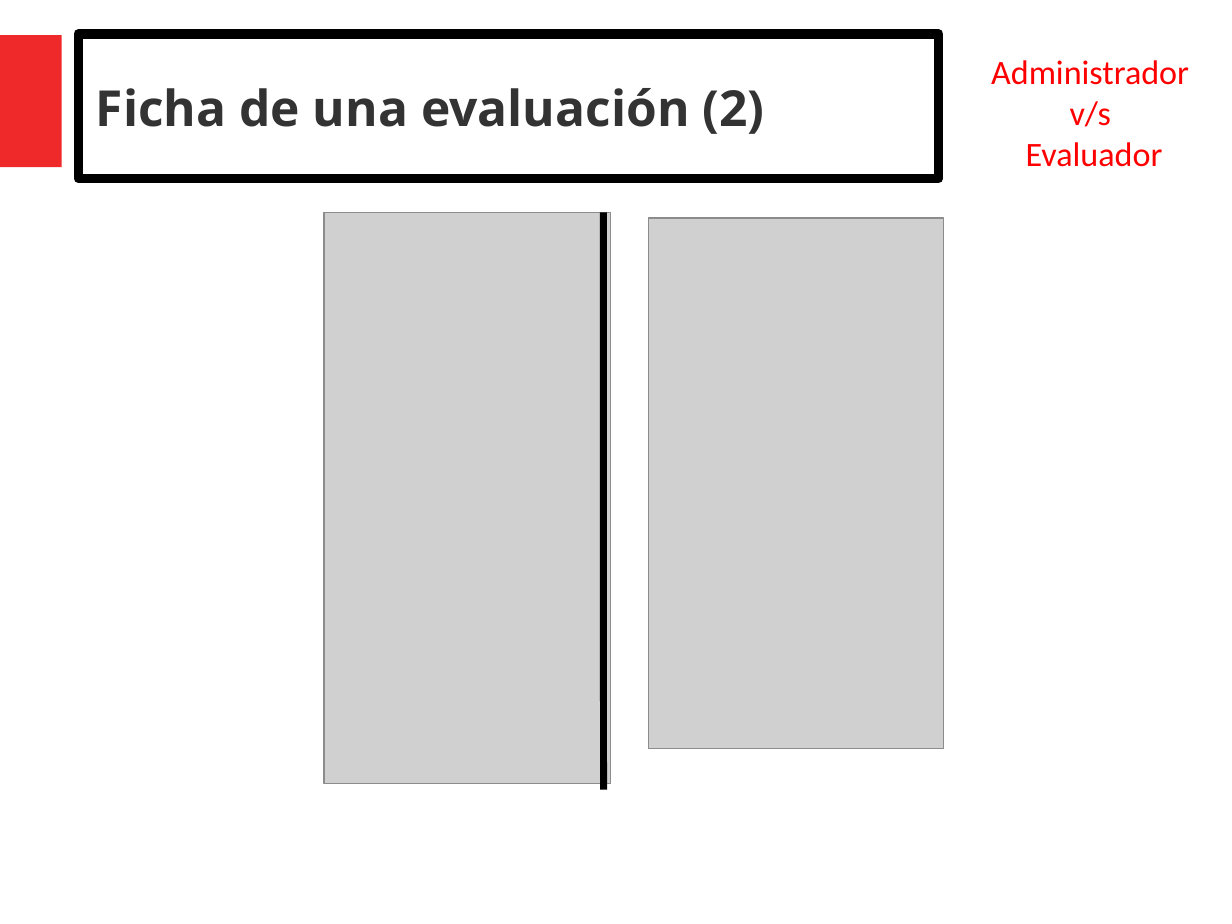
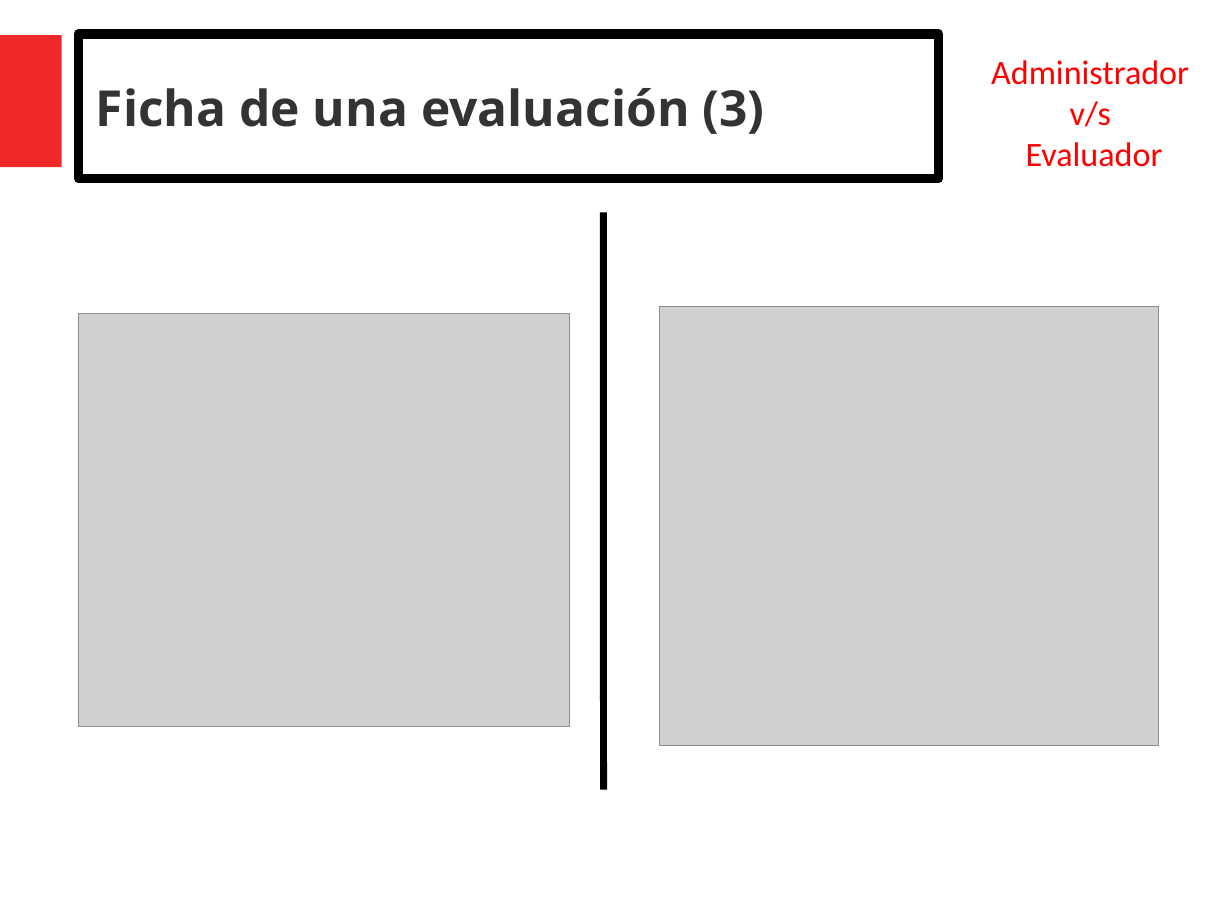
Before and after one commit to DCC-CC4401/2019-1-Grupo-13, a slide deck: slide 7 of presentaciones/presentacion-tarea2/presentacion.pptx. Drawn at 1232x924 pixels with LibreOffice and Linux fonts; fonts in the diff are those of the drawing; grey boxes stand for pictures. Boxes give left, top, right and bottom in pixels: in the first picture for what was removed or moved away, otherwise in the second. Text is boxed around its words. In the diff, an @@ line names an element or a change of style, - is before the commit and + after.

Commit message:
screenshots y presentacion tarea2

```diff
--- a/presentaciones/presentacion-tarea2/presentacion.pptx
+++ b/presentaciones/presentacion-tarea2/presentacion.pptx
@@ text in rectangle at [96, 88, 765, 134]: text changed @@
-Ficha de una evaluación (2)
+Ficha de una evaluación (3)
@@ picture removed at [324, 212, 610, 784] @@
@@ picture removed at [648, 218, 945, 749] @@
@@ picture added at [78, 313, 570, 727] @@
@@ picture added at [660, 306, 1158, 746] @@
```
Also in this commit, not shown: 9 other slides changed, 1 slide removed, 24 other files.
